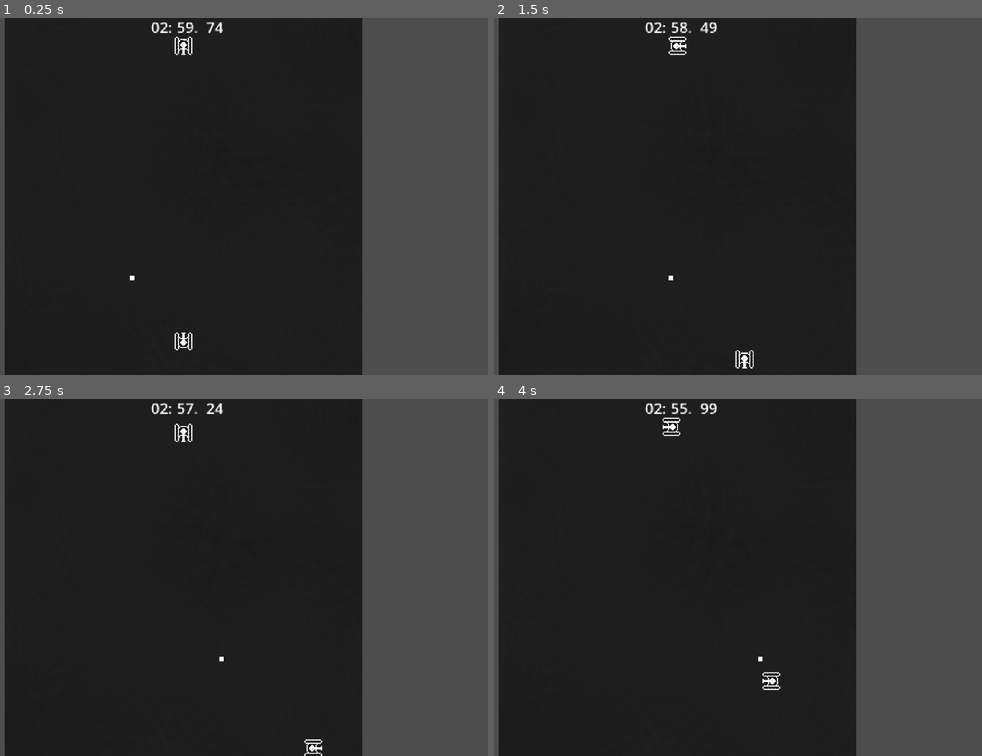
Above: before the commit, frames 1-4 (two rows, left to right).
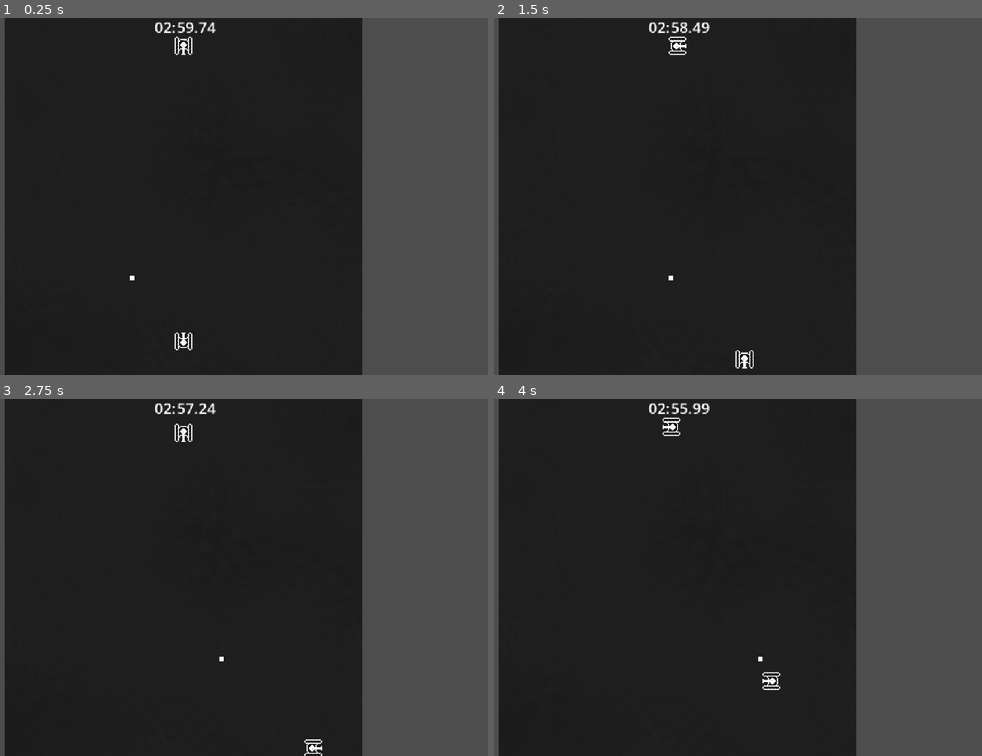
Above: after the commit, the same moments.

Repository: n0stresqote/erasmus_game
Game: Godot game, scene res://Scenes/main.tscn
The game is run twice, just before and just after one commit, with the same random seed, the same clock (stepped at 60 frames per second) and the same inputs.
Inputs:
- Up to frame 1 (0.25 s): no input
- Up to frame 2 (1.5 s): hold Right (ui_right) 0.53-1.28 s; tap A (a_key) at 0.6 s; hold Down (ui_down) from 1.28 s (still down); tap D (d_key) at 1.35 s
- Up to frame 3 (2.75 s): release Down (ui_down) at 2.03 s; hold Right (ui_right) from 2.03 s (still down); tap S (s_key) at 2.1 s
- Up to frame 4 (4 s): release Right (ui_right) at 2.78 s; hold Up (ui_up) 2.78-3.53 s; tap W (w_key) at 2.85 s; hold Left (ui_left) from 3.53 s (still down); tap A (a_key) at 3.6 s

The runs differ from the first frame. In frame 1, 0.2% of the frame differs, in the area x 30-46%, y 1-5%; in frame 2, 0.2%; in frame 3, 0.2%; in frame 4, 0.2%.

Commit message:
timer small fix

Diff:
--- a/tank-busters/Scenes/main.tscn
+++ b/tank-busters/Scenes/main.tscn
@@ -61,11 +61,11 @@
 position = Vector2(533, 38)
 
 [node name="Minutes" type="Label" parent="Timer" unique_id=2067209965]
-offset_left = -576.0
-offset_top = -199.0
-offset_right = -536.0
-offset_bottom = -176.0
-scale = Vector2(0.827778, 0.79899025)
+offset_left = -573.0
+offset_top = -198.99998
+offset_right = -533.0
+offset_bottom = -175.99998
+scale = Vector2(0.8324436, 0.79899025)
 text = "00:"
 horizontal_alignment = 2
 
@@ -74,15 +74,15 @@
 offset_top = -199.0
 offset_right = -513.0
 offset_bottom = -176.0
-scale = Vector2(0.827778, 0.79899025)
+scale = Vector2(0.8324436, 0.79899025)
 text = "00."
 horizontal_alignment = 2
 
 [node name="Msecs" type="Label" parent="Timer" unique_id=85103321]
-offset_left = -530.0
+offset_left = -537.0
 offset_top = -199.0
-offset_right = -490.0
+offset_right = -497.0
 offset_bottom = -176.0
-scale = Vector2(0.827778, 0.79899025)
+scale = Vector2(0.8324436, 0.79899025)
 text = "00"
 horizontal_alignment = 2
--- a/tank-busters/Scripts/timer.gd
+++ b/tank-busters/Scripts/timer.gd
@@ -7,6 +7,10 @@
 
 func _process(delta: float) -> void:
 	total_time -= delta
+
+	if total_time <= 0.0:
+		total_time = 0.0
+		set_process(false)
 
 	msec = int(fmod(total_time, 1.0) * 100)
 	seconds = int(fmod(total_time, 60))
